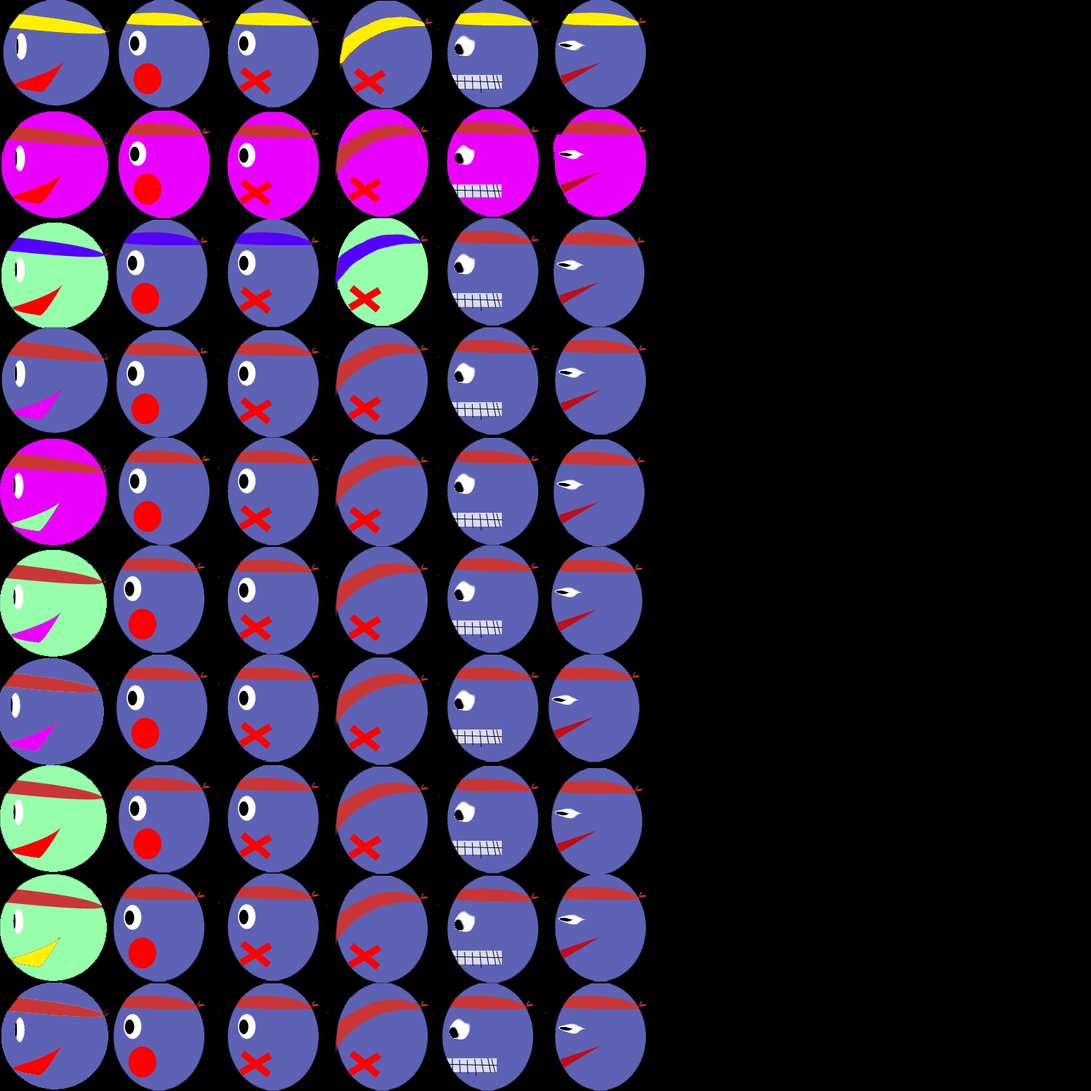
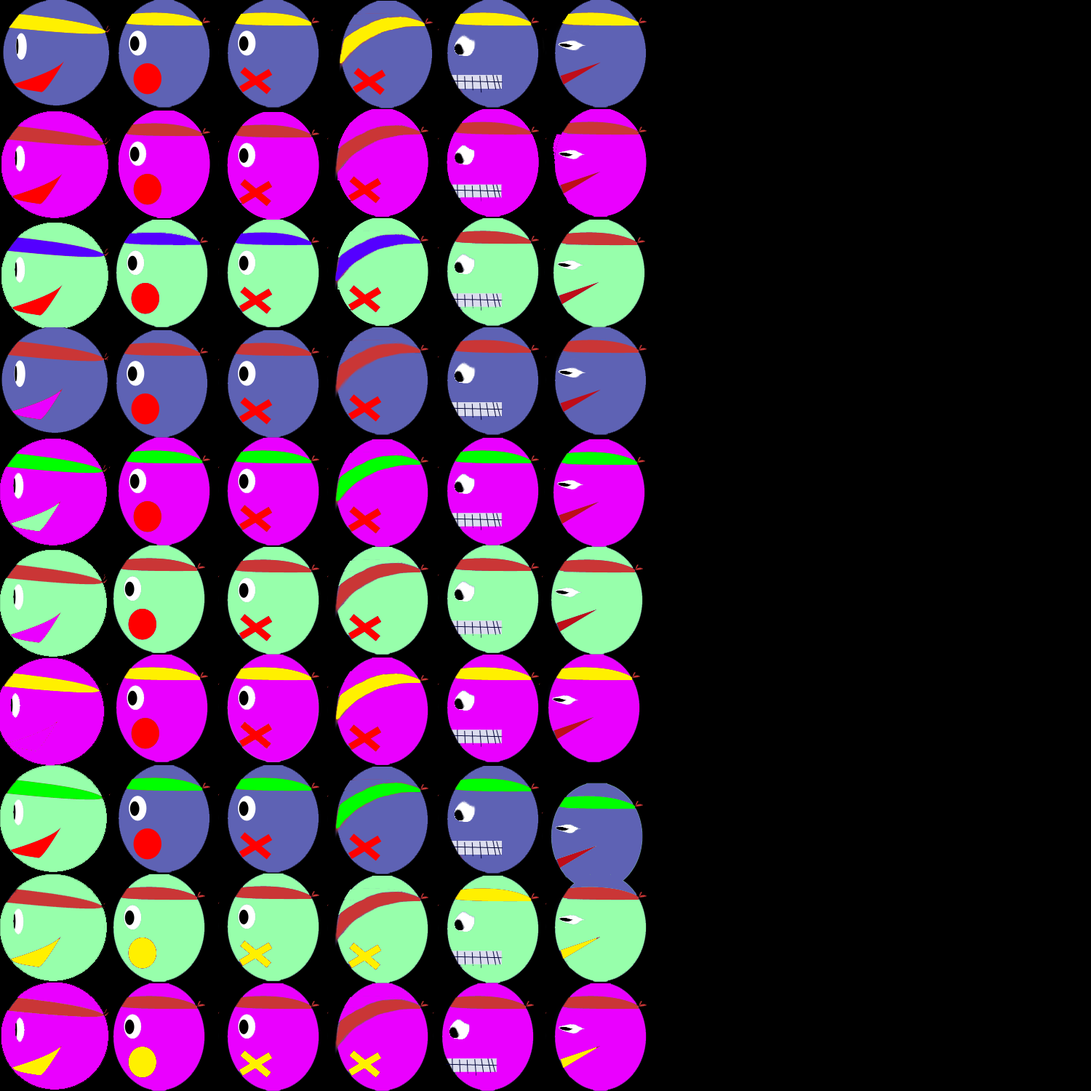
Revision of a layered (1091, 1091) image; what changed, layer by layer:
removed group "col6" (10 layers) over [337, 217, 647, 1091]
renamed "Layer 53" to "col6", moved it out of group "col6", painted on it over [0, 217, 647, 1091]
removed layer "Layer 51" from group "col6" over [542, 768, 644, 877]
removed layer "Layer 50" from group "col6" over [547, 654, 641, 763]
removed layer "Layer 49" from group "col6" over [550, 547, 644, 655]
removed group "col5" (10 layers) over [441, 217, 540, 1091]
removed layer "Layer 44" from group "col5" over [441, 983, 535, 1091]
removed layer "Layer 43" from group "col5" over [446, 876, 540, 984]
removed layer "Layer 41" from group "col5" over [446, 654, 540, 763]
removed layer "Layer 40" from group "col5" over [446, 545, 540, 654]
removed layer "Layer 39" from group "col5" over [446, 438, 540, 546]
removed layer "Layer 37" from group "col5" over [446, 218, 540, 326]
removed group "col4" (10 layers) over [336, 439, 429, 1091]
removed group "col3" (11 layers) over [227, 219, 320, 1091]
removed group "col2" (1st of 2) (10 layers) over [104, 219, 211, 1091]
removed layer "Layer 12" from group "col2" over [104, 983, 206, 1091]
removed layer "Layer 11" from group "col2" over [112, 874, 206, 983]
removed layer "Layer 9" from group "col2" over [115, 654, 209, 763]
removed layer "Layer 8" from group "col2" over [112, 545, 206, 654]
removed layer "Layer 5" from group "col2" over [115, 219, 209, 328]
removed group "col1" (5 layers) over [0, 453, 110, 1091]
removed layer "Layer 3 copy 2" from group "col1" over [0, 658, 105, 766]
removed layer "Layer 1" from group "col1" over [1, 453, 110, 1091]
removed layer "Layer 0" over [0, 217, 647, 1091]
…and 24 more changes (24 removed)
